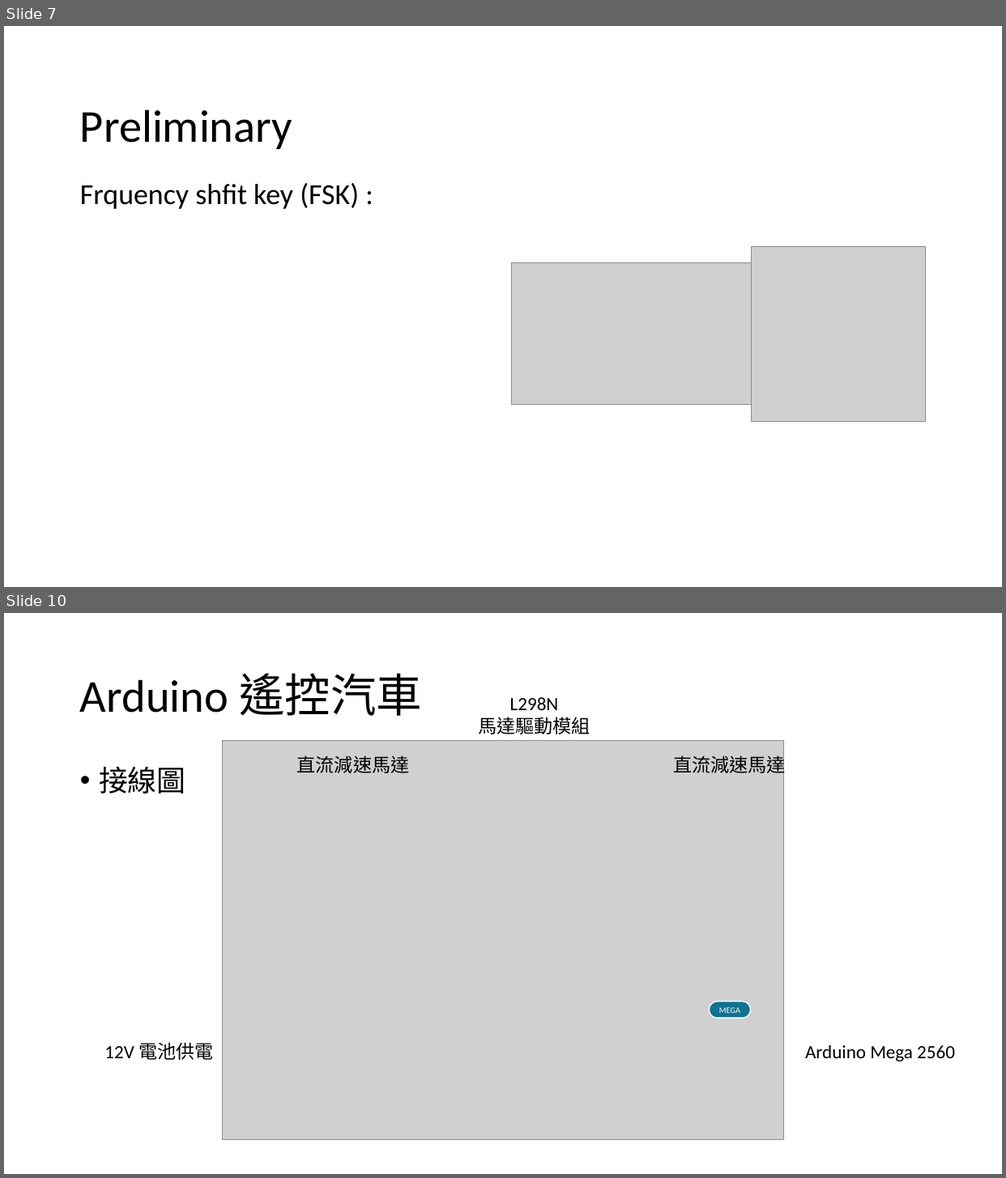
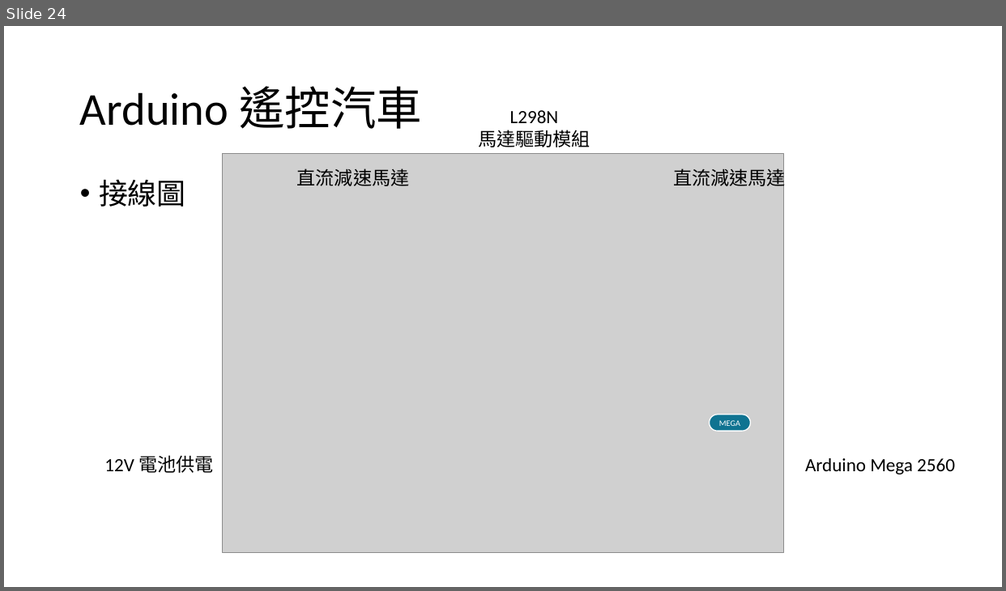
Before and after one commit to as468579/Intelligent-Vehicles-Introduction, a slide deck: final/智慧型汽車期末報告.pptx. Shown one above the other, each under a label of ours: slides 7 and 10 before the commit, slide 24 after it; the slides between them are not shown. The pictures are 1006x1178 and 1006x591 pixels, drawn with LibreOffice and Linux fonts; fonts in the diff are those of the drawing; grey boxes stand for pictures. Boxes give left, top, right and bottom in pixels: in the first picture for what was removed or moved away, otherwise in the second. Text is boxed around its words. In the diff, an @@ line names an element or a change of style, - is before the commit and + after.

```diff
--- a/final/智慧型汽車期末報告.pptx
+++ b/final/智慧型汽車期末報告.pptx
@@ slide 7 removed at box(4, 26, 1002, 587), background #FFFFFF @@
@@ title removed at box(80, 109, 292, 149) @@
-Preliminary
@@ text removed at box(80, 183, 359, 209) @@
-Frquency shfit key (FSK) :
@@ picture removed at box(512, 263, 774, 406) @@
@@ picture removed at box(751, 246, 926, 421) @@
@@ what was slide 10 is now slide 24 @@
```
Also in this commit, not shown: 5 slides changed, 19 slides added, 3 other slides removed, 1 other file.
